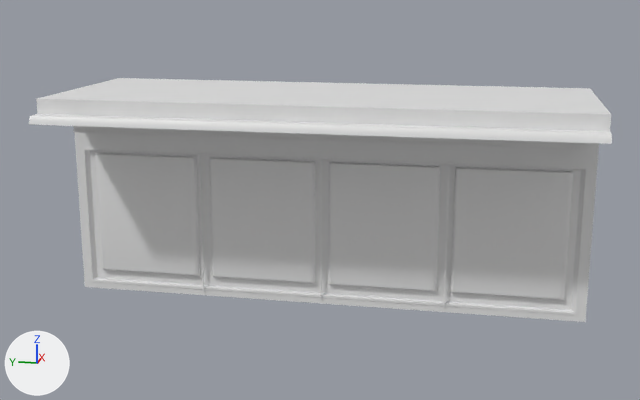
What one commit did to the FBX model Assets/Models/Building11.fbx.
Camera for both pictures: a 50 mm camera at (-76.2, -30.8, 8.6) aimed at (5.5, -14.5, -11.8). The axes (+X, +Y, +Z) are drawn at lower left. The lights are the same throughout. The older version comes first. Where no turn or scale is listed for an object, it has been applied to the vertices. Vertices at exactly the same position are counted once.
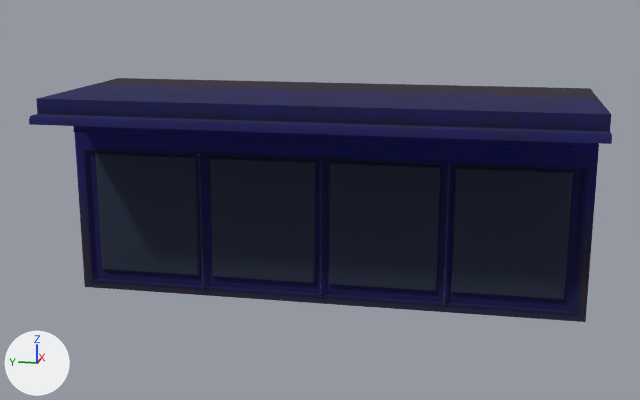
Changed parts and their boxes [x1, y1, x2, y2] in the pictures (640 x 400 px):
'Cube.003', recoloured (white to blue): [29, 90, 612, 144] in both
'Cube.002', recoloured (white to blue): [73, 126, 590, 150] in both
part 1 of me_cube_005, recoloured (white to blue): [73, 78, 602, 322] in both

The change, as a diff of the scene's bpy script:
```diff
--- a/Assets/Models/Building11.fbx.py
+++ b/Assets/Models/Building11.fbx.py
@@ img_building11_png @@
+img_building11_png = load_image('Building11.png', 'textures/Building11.png', 2048, 2048, 'sRGB')
@@ img_roof11_png @@
+img_roof11_png = load_image('Roof11.png', 'textures/Roof11.png', 2048, 2048, 'sRGB')
@@ img_wall11_png @@
+img_wall11_png = load_image('Wall11.png', 'textures/Wall11.png', 2048, 2048, 'sRGB')
@@ mat_building11baked @@
+mat_building11baked = principled_material('Building11Baked')
+mat_building11baked.texture = img_building11_png  # with its transparency
+mat_building11baked.roughness = 1.0
@@ mat_roof11baked @@
+mat_roof11baked = principled_material('Roof11Baked')
+mat_roof11baked.texture = img_roof11_png  # with its transparency
+mat_roof11baked.roughness = 1.0
@@ mat_wall11baked @@
+mat_wall11baked = principled_material('Wall11Baked')
+mat_wall11baked.texture = img_wall11_png  # with its transparency
+mat_wall11baked.roughness = 1.0
@@ me_cube_005 @@
 me_cube_005.from_pydata(...)  # 402 vertices, 400 faces; spans x 4.2..15.5, y -39.7..10.0, z -21.9..-1.6
 # used by ob_cube_001; location = (-0.02, -0.05, 0.0)
-me_cube_005.materials.append(mat_colorgrid)  # white #e7e7e7
+# me_cube_005 part 1: all 396 faces that had it switch from mat_colorgrid_001 (white #e7e7e7) to mat_building11baked (picture img_building11_png)
@@ me_cube_007 @@
 me_cube_007.from_pydata(...)  # 36 vertices, 34 faces; spans x -4.3..4.3, y -39.7..10.0, z -3.7..-1.6
-me_cube_007.materials.append(mat_colorgrid)  # white #e7e7e7
+me_cube_007.materials.append(mat_roof11baked)  # picture img_roof11_png
@@ me_cube_006 @@
 me_cube_006.from_pydata(...)  # 486 vertices, 496 faces; spans x 2.1..4.3, y -38.8..9.1, z -5.4..-4.7
-me_cube_006.materials.append(mat_colorgrid_001)  # white #e7e7e7
+me_cube_006.materials.append(mat_wall11baked)  # picture img_wall11_png
```
